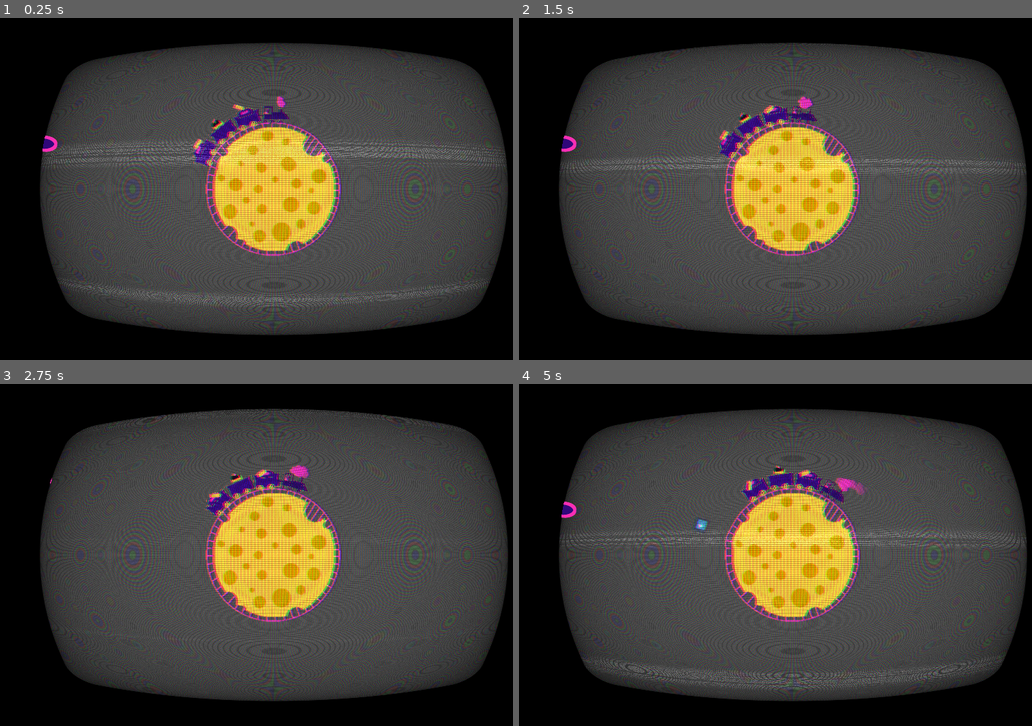
Above: before the commit, frames 1-4 (two rows, left to right).
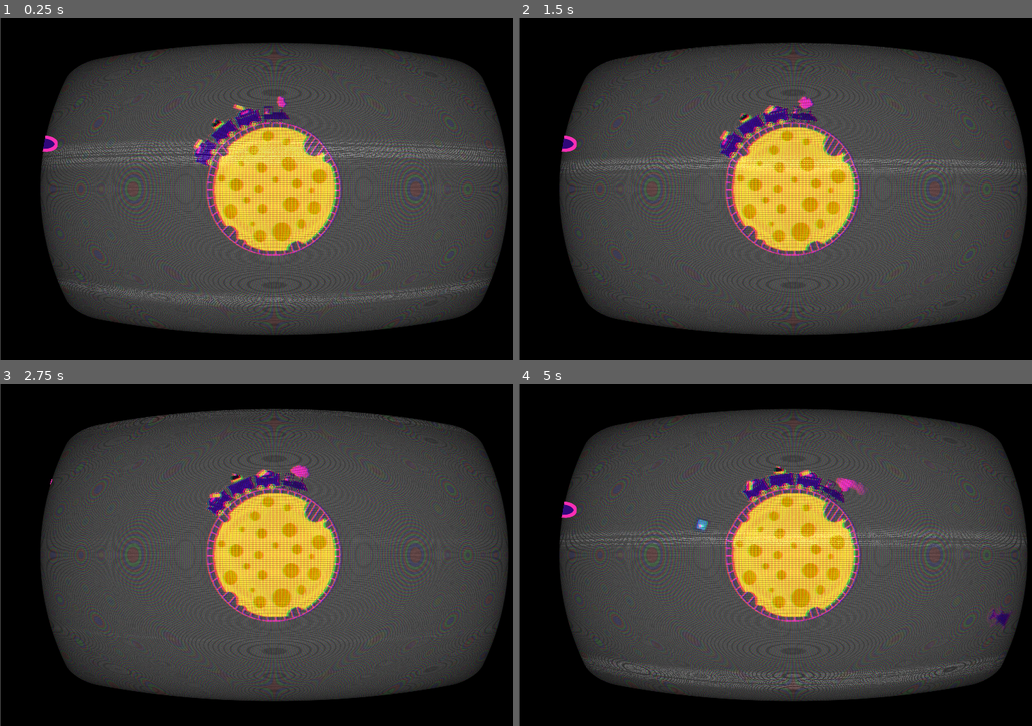
Above: after the commit, the same moments.

Repository: emmdie/MoonGame
Game: Godot game, scene res://scene/Levels/Level.tscn
Same seed, same stepped clock (60 frames per second), same inputs: the game is played once before the commit and once after it. The engine's default icon, where the game draws it, is replaced by a stand-in: a white triangle on a blue panel in a dark square.
Inputs (mouse positions are in pixels of both pictures, inside the frame that each line leads up to):
- Up to frame 1 (0.25 s): no input
- Up to frame 2 (1.5 s): move the mouse to (914, 171) at 0.52 s; hold W (speed_up) 0.53-1.28 s; tap 1 (select_cart1) at 0.6 s; move the mouse to (683, 206) at 1.27 s; hold Down (speed_down) from 1.28 s (still down); tap 2 (select_cart2) at 1.35 s
- Up to frame 3 (2.75 s): move the mouse to (328, 479) at 2.02 s; release Down (speed_down) at 2.03 s; hold W (speed_up) from 2.03 s (still down); tap 3 (select_cart3) at 2.1 s
- Up to frame 4 (5 s): move the mouse to (765, 623) at 2.77 s; tap 4 (select_cart4) at 2.85 s; move the mouse to (955, 606) at 3.52 s; release W (speed_up) at 3.53 s; hold Down (speed_down) from 3.53 s (still down); tap 5 (select_cart5) at 3.6 s; move the mouse to (626, 503) at 4.27 s; click (626, 503) at 4.35 s

The runs differ from the first frame. In frame 1, 44% of the frame differs, in the area x 0-100%, y 0-100%; in frame 2, 43%; in frame 3, 43%; in frame 4, 44%.

Commit message:
change mousePath

Diff:
--- a/scene/Levels/Level.tscn
+++ b/scene/Levels/Level.tscn
@@ -263,9 +263,9 @@
 shader_param/vignette_intensity = 0.4
 shader_param/vignette_opacity = 0.5
 
-[sub_resource type="Curve2D" id=3]
+[sub_resource type="Curve2D" id=6]
 _data = {
-"points": PoolVector2Array( 0, 0, 0, 0, 234, 324, 0, 0, 0, 0, 313, 149, 0, 0, 0, 0, 432, 18, 0, 0, 0, 0, 641, -83, 0, 0, 0, 0, 805, -134, 0, 0, 0, 0, 992, -202, 0, 0, 0, 0, 1190, -213, 0, 0, 0, 0, 1428, -213, 0, 0, 0, 0, 1699, -163, 0, 0, 0, 0, 1931, -95, 0, 0, 0, 0, 2135, -10, 0, 0, 0, 0, 2231, 64, 0, 0, 0, 0, 2350, 183, 0, 0, 0, 0, 2452, 397, 0, 0, 0, 0, 2491, 550, 0, 0, 0, 0, 2491, 737, 0, 0, 0, 0, 2491, 952, 0, 0, 0, 0, 2406, 1172, 0, 0, 0, 0, 2333, 1342, 0, 0, 0, 0, 2265, 1495, 0, 0, 0, 0, 2157, 1636, 0, 0, 0, 0, 1965, 1693, 0, 0, 0, 0, 1693, 1800, 0, 0, 0, 0, 1439, 1817, 0, 0, 0, 0, 1201, 1795, 0, 0, 0, 0, 998, 1749, 0, 0, 0, 0, 811, 1670, 0, 0, 0, 0, 613, 1602, 0, 0, 0, 0, 415, 1455, 0, 0, 0, 0, 353, 1252, 0, 0, 0, 0, 274, 929, 0, 0, 0, 0, 274, 782, 0, 0, 0, 0, 234, 324 )
+"points": PoolVector2Array( 0, 0, 0, 0, 276, 275, 0, 0, 0, 0, 356, 151, 0, 0, 0, 0, 431, 90, 0, 0, 0, 0, 559, 49, 0, 0, 0, 0, 707, -34, 0, 0, 0, 0, 824, -4, 0, 0, 0, 0, 1016, -34, 0, 0, 0, 0, 1205, -38, 0, 0, 0, 0, 1382, -42, 0, 0, 0, 0, 1473, 0, 0, 0, 0, 0, 1685, 7, 0, 0, 0, 0, 1839, 64, 0, 0, 0, 0, 2039, 113, 0, 0, 0, 0, 2198, 158, 0, 0, 0, 0, 2285, 222, 0, 0, 0, 0, 2398, 306, 0, 0, 0, 0, 2440, 400, 0, 0, 0, 0, 2447, 525, 0, 0, 0, 0, 2462, 736, 0, 0, 0, 0, 2443, 849, 0, 0, 0, 0, 2425, 1057, 0, 0, 0, 0, 2372, 1261, 0, 0, 0, 0, 2304, 1450, 0, 0, 0, 0, 2119, 1650, 0, 0, 0, 0, 1873, 1714, 0, 0, 0, 0, 1620, 1778, 0, 0, 0, 0, 1326, 1748, 0, 0, 0, 0, 1065, 1725, 0, 0, 0, 0, 805, 1699, 0, 0, 0, 0, 658, 1646, 0, 0, 0, 0, 420, 1514, 0, 0, 0, 0, 310, 1453, 0, 0, 0, 0, 155, 1351, 0, 0, 0, 0, 103, 1197, 0, 0, 0, 0, 87, 1027, 0, 0, 0, 0, 106, 872, 0, 0, 0, 0, 114, 668, 0, 0, 0, 0, 276, 275 )
 }
 
 [sub_resource type="DynamicFont" id=2]
@@ -276,6 +276,8 @@
 material = SubResource( 5 )
 anchor_right = 1.0
 anchor_bottom = 1.0
+margin_left = 2.0
+margin_right = 2.0
 script = ExtResource( 4 )
 mouse_scene = ExtResource( 3 )
 
@@ -289,7 +291,7 @@
 [node name="TrainControl" parent="Moon" instance=ExtResource( 5 )]
 
 [node name="MousePath" type="Path2D" parent="."]
-curve = SubResource( 3 )
+curve = SubResource( 6 )
 
 [node name="MouseSpawnLocation" type="PathFollow2D" parent="MousePath"]
 position = Vector2( 234, 324 )
